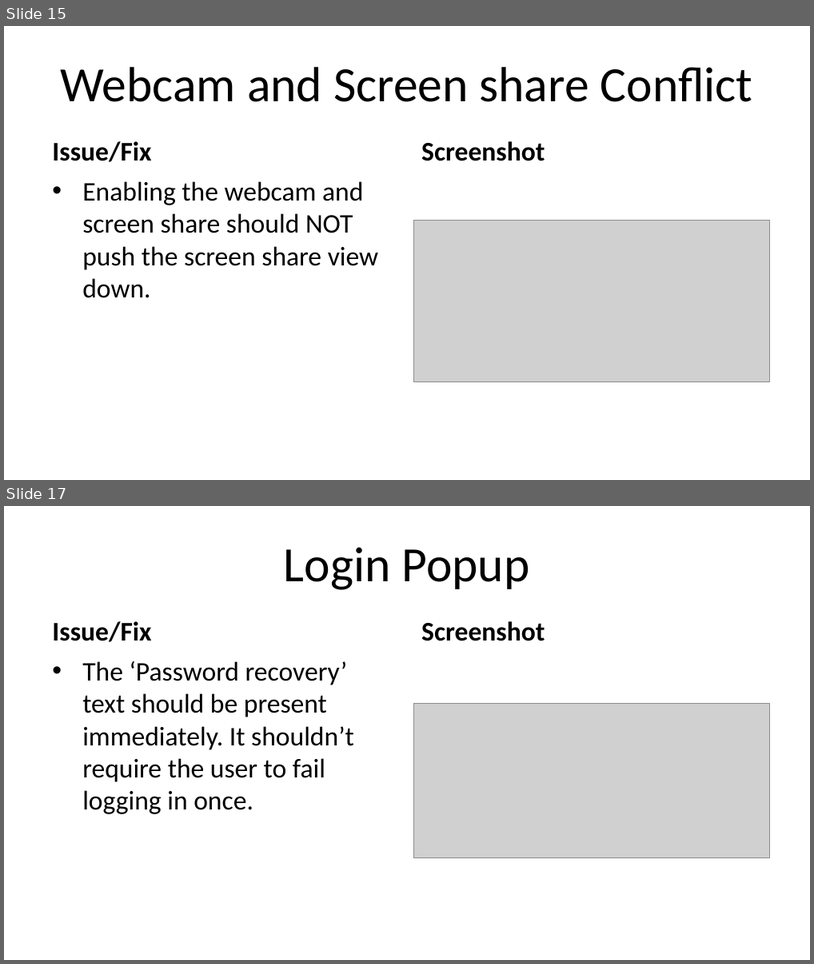
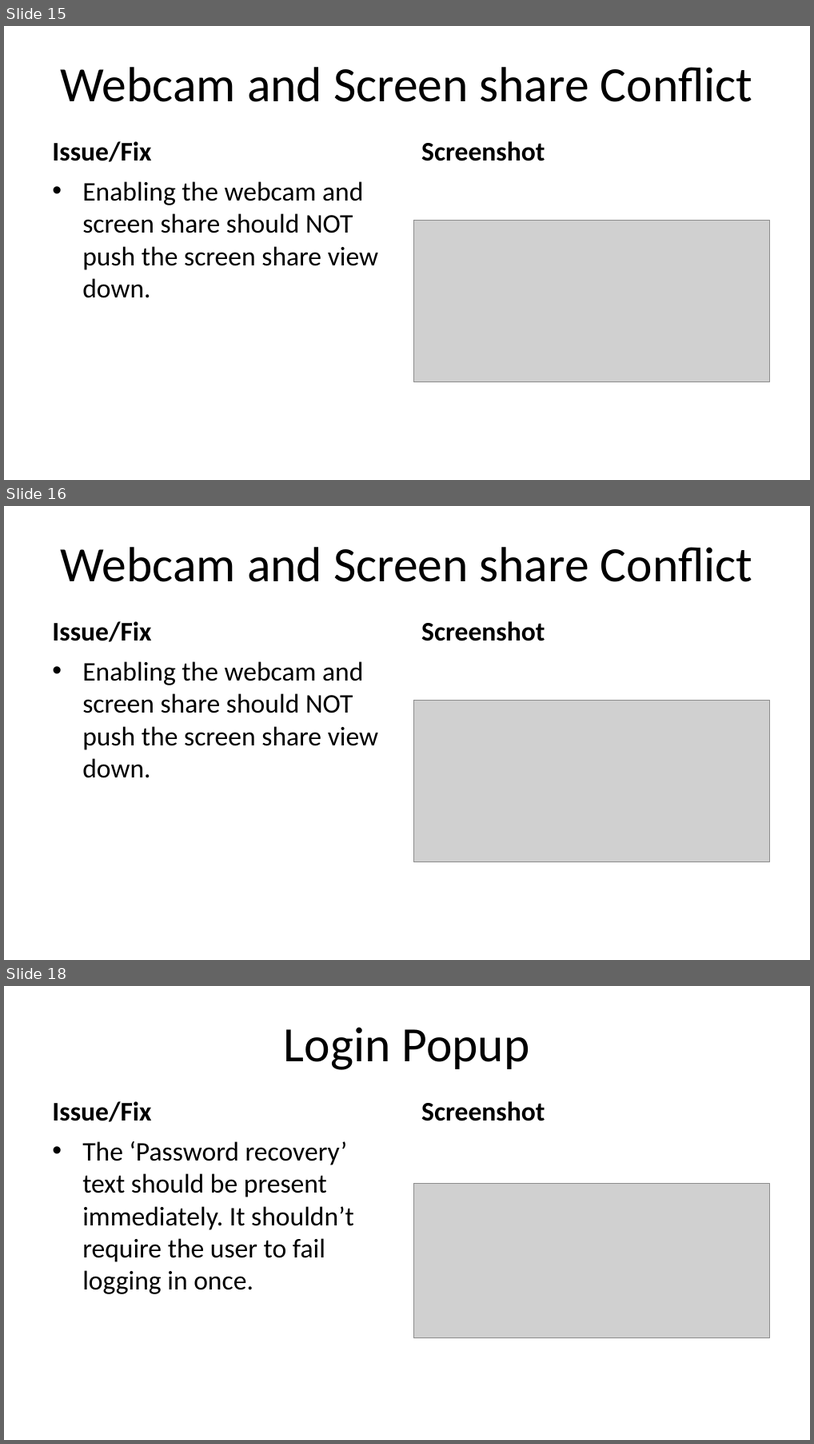
Before and after one commit to Jmackas/Proctoring_Revamp, a slide deck: remotelab/Remote Labs Suggested Changes.pptx. Shown one above the other, each under a label of ours: slides 15 and 17 before the commit, slides 15, 16 and 18 after it; the slides between them are not shown. The pictures are 814x964 and 814x1444 pixels, drawn with LibreOffice and Linux fonts; fonts in the diff are those of the drawing; grey boxes stand for pictures. Boxes give left, top, right and bottom in pixels: in the first picture for what was removed or moved away, otherwise in the second. Text is boxed around its words. In the diff, an @@ line names an element or a change of style, - is before the commit and + after.

```diff
--- a/remotelab/Remote Labs Suggested Changes.pptx
+++ b/remotelab/Remote Labs Suggested Changes.pptx
@@ slide 16 added at (4, 506, 810, 960), background #FFFFFF @@
@@ title added at (60, 547, 754, 582), 44 pt, text #000000 @@
+Webcam and Screen share Conflict
@@ text added at (52, 621, 151, 642), 24 pt, text #000000, bold @@
+Issue/Fix
@@ text added at (422, 621, 545, 641), 24 pt, text #000000, bold @@
+Screenshot
@@ text added at (82, 661, 378, 778), 24 pt, text #000000 @@
+• Enabling the webcam and screen share should NOT push the screen share view down.
@@ picture added at (414, 700, 770, 862) @@
@@ what was slide 17 is now slide 18 @@
```
Also in this commit, not shown: 1 slide changed.
